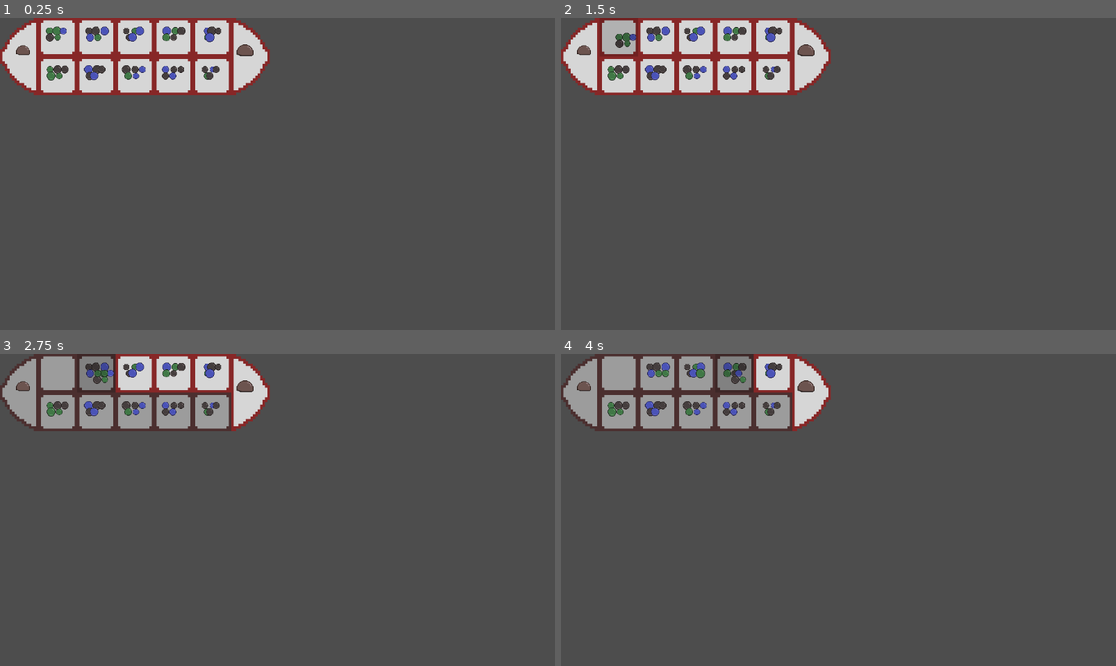
Above: before the commit, frames 1-4 (two rows, left to right).
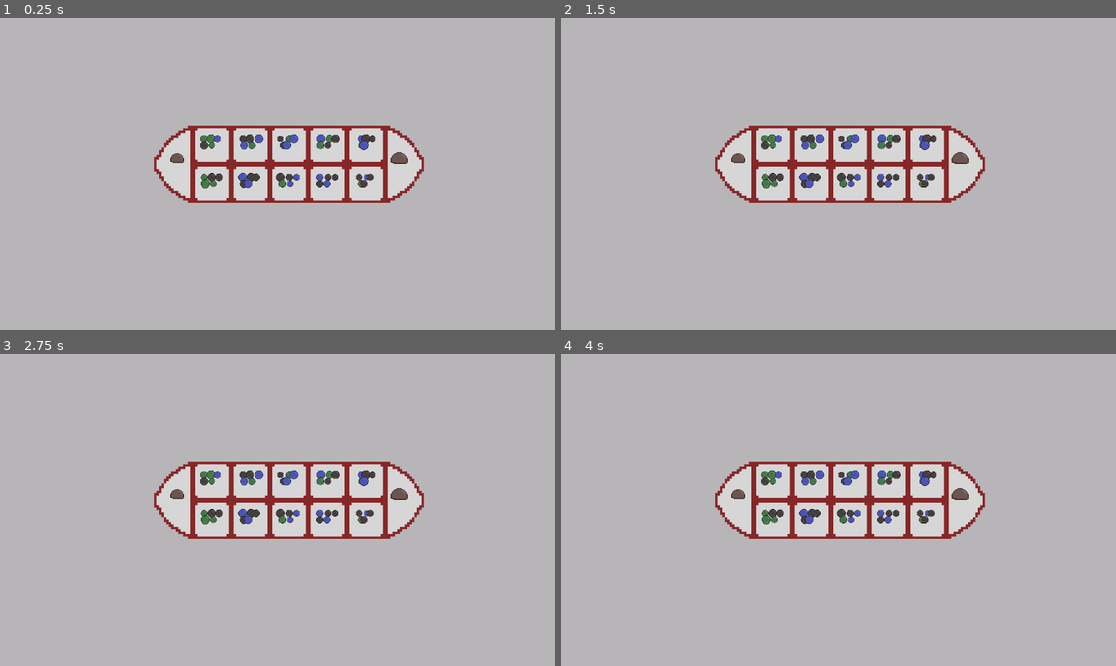
Above: after the commit, the same moments.

Repository: thannicko/QuanCaptureGame
Game: Godot game, scene res://scenes/main.tscn
Same seed, same stepped clock (60 frames per second), same inputs: the game is played once before the commit and once after it. Before the commit the project starts from res://scenes/board.tscn.
Inputs (mouse positions are in pixels of both pictures, inside the frame that each line leads up to):
- Up to frame 1 (0.25 s): no input
- Up to frame 2 (1.5 s): tap Enter at 0.5 s; move the mouse to (577, 55) at 0.52 s; click (577, 55) at 0.67 s; tap Space at 1.25 s; move the mouse to (616, 36) at 1.27 s; click (616, 36) at 1.42 s
- Up to frame 3 (2.75 s): tap Enter at 2 s; move the mouse to (94, 372) at 2.02 s; click (94, 372) at 2.17 s
- Up to frame 4 (4 s): tap Space at 2.75 s; move the mouse to (694, 372) at 2.77 s; click (694, 372) at 2.92 s; tap Enter at 3.5 s; move the mouse to (733, 372) at 3.52 s; click (733, 372) at 3.67 s

The runs differ from the first frame. In frame 1, 99% of the frame differs, in the area x 0-100%, y 0-100%; in frame 2, 99%; in frame 3, 100%; in frame 4, 100%.

Commit message:
Add eating is adding to our own pile

Diff:
--- a/project.godot
+++ b/project.godot
@@ -11,7 +11,7 @@
 [application]
 
 config/name="OAnQuan"
-run/main_scene="res://scenes/board.tscn"
+run/main_scene="res://scenes/main.tscn"
 config/features=PackedStringArray("4.3", "Forward Plus")
 config/icon="res://icon.svg"
 
--- a/scenes/board.tscn
+++ b/scenes/board.tscn
@@ -1,8 +1,9 @@
-[gd_scene load_steps=10 format=3 uid="uid://bokk4rl37lv1t"]
+[gd_scene load_steps=11 format=3 uid="uid://bokk4rl37lv1t"]
 
 [ext_resource type="Script" path="res://scripts/board.gd" id="1_1u8pc"]
 [ext_resource type="PackedScene" uid="uid://c2v6rliyxr2fx" path="res://scenes/squarebig.tscn" id="2_8cufc"]
 [ext_resource type="Script" path="res://scripts/boardstatemachine/boardstatemachine.gd" id="3_wqgbh"]
+[ext_resource type="PackedScene" uid="uid://birtrmdefmuj8" path="res://scenes/square.tscn" id="3_yivyq"]
 [ext_resource type="Script" path="res://scripts/boardstatemachine/stateboardidle.gd" id="4_ca7tb"]
 [ext_resource type="Script" path="res://scripts/boardstatemachine/stateboardsetup.gd" id="5_lvog4"]
 [ext_resource type="Script" path="res://scripts/boardstatemachine/stateboardpickuprocks.gd" id="6_crh73"]
@@ -14,6 +15,40 @@
 script = ExtResource("1_1u8pc")
 
 [node name="SquareBig" parent="." instance=ExtResource("2_8cufc")]
+
+[node name="Square" parent="." instance=ExtResource("3_yivyq")]
+position = Vector2(80, 0)
+
+[node name="Square2" parent="." instance=ExtResource("3_yivyq")]
+position = Vector2(160, 0)
+
+[node name="Square3" parent="." instance=ExtResource("3_yivyq")]
+position = Vector2(240, 0)
+
+[node name="Square4" parent="." instance=ExtResource("3_yivyq")]
+position = Vector2(320, 0)
+
+[node name="Square5" parent="." instance=ExtResource("3_yivyq")]
+position = Vector2(400, 0)
+
+[node name="Square6" parent="." instance=ExtResource("3_yivyq")]
+position = Vector2(80, 80)
+
+[node name="Square7" parent="." instance=ExtResource("3_yivyq")]
+position = Vector2(160, 80)
+
+[node name="Square8" parent="." instance=ExtResource("3_yivyq")]
+position = Vector2(240, 80)
+
+[node name="Square9" parent="." instance=ExtResource("3_yivyq")]
+position = Vector2(320, 80)
+
+[node name="Square10" parent="." instance=ExtResource("3_yivyq")]
+position = Vector2(400, 80)
+
+[node name="SquareBig2" parent="." instance=ExtResource("2_8cufc")]
+position = Vector2(560, 160)
+rotation = 3.14159
 
 [node name="StateMachine" type="Node" parent="." node_paths=PackedStringArray("board")]
 script = ExtResource("3_wqgbh")
--- a/scenes/main.tscn
+++ b/scenes/main.tscn
@@ -1,9 +1,10 @@
-[gd_scene load_steps=7 format=4 uid="uid://dqmfeshh1gjkn"]
+[gd_scene load_steps=8 format=4 uid="uid://dqmfeshh1gjkn"]
 
-[ext_resource type="PackedScene" uid="uid://birtrmdefmuj8" path="res://scenes/square.tscn" id="1_6dgsl"]
 [ext_resource type="Script" path="res://scripts/main.gd" id="1_xemcm"]
 [ext_resource type="PackedScene" uid="uid://b3nupaf0mqq2f" path="res://scenes/rockpile.tscn" id="2_pxo3o"]
+[ext_resource type="PackedScene" uid="uid://bokk4rl37lv1t" path="res://scenes/board.tscn" id="3_jje64"]
 [ext_resource type="Texture2D" uid="uid://cfe6x88arsw4j" path="res://assets/BackgroundTile.png" id="3_scyab"]
+[ext_resource type="Script" path="res://scripts/player_rock_pile.gd" id="4_55c4l"]
 
 [sub_resource type="TileSetAtlasSource" id="TileSetAtlasSource_7bbiu"]
 texture = ExtResource("3_scyab")
@@ -19,22 +20,12 @@
 tile_map_data = PackedByteArray("AAAAAAAAAAAAAAAAAAAAAAEAAAAAAAAAAAAAAAIAAAAAAAAAAAAAAAMAAAAAAAAAAAAAAAQAAAAAAAAAAAAAAA …(47152 unchanged characters)…
 tile_set = SubResource("TileSet_6hsio")
 
-[node name="Square" parent="." instance=ExtResource("1_6dgsl")]
-position = Vector2(384, 168)
+[node name="Board" parent="." instance=ExtResource("3_jje64")]
+position = Vector2(320, 224)
 
-[node name="Rockpile" parent="Square" instance=ExtResource("2_pxo3o")]
-z_index = 5
-position = Vector2(2, 2)
-scale = Vector2(0.167, 0.167)
+[node name="PlayerRockPile" type="Node" parent="." node_paths=PackedStringArray("board")]
+script = ExtResource("4_55c4l")
+board = NodePath("../Board")
 
-[node name="Square2" parent="." instance=ExtResource("1_6dgsl")]
-position = Vector2(464, 168)
-
-[node name="Square3" parent="." instance=ExtResource("1_6dgsl")]
-position = Vector2(544, 168)
-
-[node name="Square4" parent="." instance=ExtResource("1_6dgsl")]
-position = Vector2(624, 168)
-
-[node name="Square5" parent="." instance=ExtResource("1_6dgsl")]
-position = Vector2(704, 168)
+[node name="RockPile" parent="PlayerRockPile" instance=ExtResource("2_pxo3o")]
+position = Vector2(560, 448)
--- a/scripts/boardstatemachine/stateboardeatsquare.gd
+++ b/scripts/boardstatemachine/stateboardeatsquare.gd
@@ -11,9 +11,9 @@
 	statemachine.eaten_square.enable()
 
 func on_square_eaten() -> void:
-	statemachine.eaten_square.eat()
 	statemachine.eaten_square.disable()
 	statemachine.last_dropoff_square = statemachine.eaten_square
+	statemachine.board.square_eaten.emit(statemachine.eaten_square)
 	statemachine.change_to_state("StateBoardCheckTurnEnd") # Check for stacking
 	print("Square eaten: ", statemachine.eaten_square)
 
--- a/scripts/main.gd
+++ b/scripts/main.gd
@@ -1,12 +1,9 @@
 extends Node2D
 
-@onready var square: Square = $"Square"
-@onready var rock_pile: RockPile = $"Square/Rockpile"
 
 # Called when the node enters the scene tree for the first time.
 func _ready() -> void:
-	square.rock_pile = rock_pile
-
+	pass
 
 # Called every frame. 'delta' is the elapsed time since the previous frame.
 func _process(delta: float) -> void:
--- /dev/null
+++ b/scripts/player_rock_pile.gd
@@ -0,0 +1,12 @@
+extends Node
+
+@onready var rock_pile : RockPile = $"RockPile"
+@export var board: Board
+
+func _ready() -> void:
+	rock_pile.set_container_size(Vector2(128, 128))
+	board.square_eaten.connect(on_square_eaten)
+
+func on_square_eaten(square: Square) -> void:
+	rock_pile.add_rocks(square.rock_pile.rocks())
+	square.eat()
--- a/scripts/rockpile.gd
+++ b/scripts/rockpile.gd
@@ -45,6 +45,13 @@
 	_rocks.append(rock)
 	_set_rock_position(rock, _rocks.find(rock))
 
+func add_rocks(rocks : Array[Node2D]) -> void:
+	for rock in rocks:
+		add_rock(rock)
+
+func rocks() -> Array[Node2D]:
+	return _rocks
+
 func clear() -> void:
 	_rocks.clear()
 	for child in get_children():
